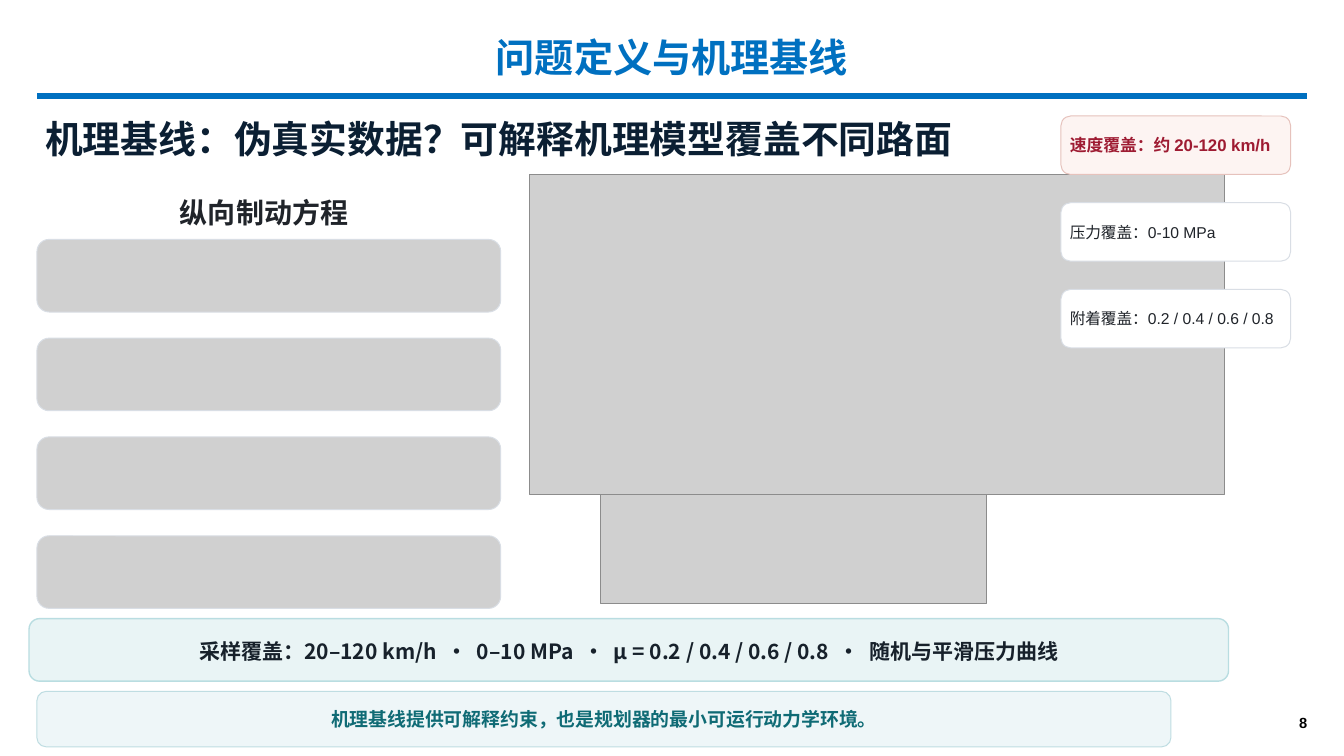
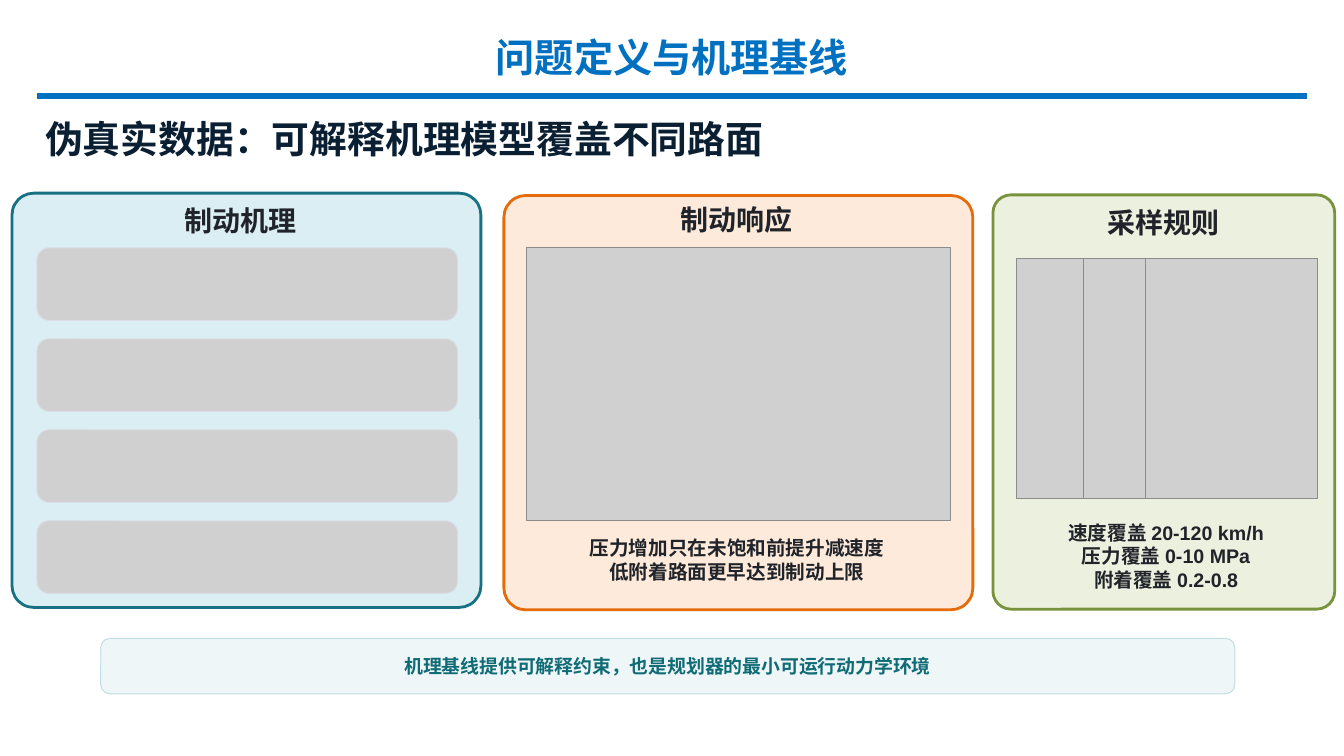
Before and after one commit to MrZang27/World-Model-in-Brake-System, a slide deck: slide 7 of docs/Group1_World_Model_Brake_System_Final.pptx (slide 8 before the commit). Drawn at 1344x756 pixels with LibreOffice and Linux fonts; fonts in the diff are those of the drawing; grey boxes stand for pictures; background and template pictures are left out. Boxes give left, top, right and bottom in pixels: in the first picture for what was removed or moved away, otherwise in the second. Text is boxed around its words. In the diff, an @@ line names an element or a change of style, - is before the commit and + after.

```diff
--- a/docs/Group1_World_Model_Brake_System_Final.pptx
+++ b/docs/Group1_World_Model_Brake_System_Final.pptx
@@ rounded rectangle removed at [1061, 116, 1291, 174] @@
-速度覆盖：约 20-120 km/h
@@ text at [45, 120, 763, 157]: text changed @@
-机理基线：伪真实数据？可解释机理模型覆盖不同路面
+伪真实数据：可解释机理模型覆盖不同路面
@@ rounded rectangle added at [12, 194, 481, 608], fill #DBEEF4, outline #177182 2 pt @@
@@ text at [184, 207, 296, 234]: text changed @@
-纵向制动方程
+制动机理
@@ rounded rectangle added at [504, 196, 973, 610], fill #FDEADA, outline #E46C0A 2 pt @@
@@ text added at [680, 206, 792, 233], 20 pt, text #20242A, bold @@
+制动响应
@@ rounded rectangle added at [993, 195, 1335, 609], fill #EBF1DE, outline #77933C 2 pt @@
@@ rounded rectangle removed at [1061, 203, 1291, 261] @@
-压力覆盖：0-10 MPa
@@ rectangle added at [1100, 198, 1234, 253], fill #EBF1DE, 20 pt, text #20242A, bold @@
+采样规则
@@ picture: place and size @@
-picture at [37, 240, 501, 313]
+picture at [37, 248, 458, 321]
@@ picture added at [526, 248, 951, 521] @@
@@ picture: place and size @@
-picture at [529, 174, 1225, 495]
+picture at [1016, 258, 1204, 498]
@@ picture added at [1084, 258, 1278, 498] @@
@@ picture added at [1145, 258, 1317, 498] @@
@@ rounded rectangle removed at [1061, 289, 1291, 348] @@
-附着覆盖：0.2 / 0.4 / 0.6 / 0.8
@@ picture removed at [601, 315, 987, 604] @@
@@ picture: place and size @@
-picture at [37, 338, 501, 410]
+picture at [37, 339, 458, 411]
@@ picture: place and size @@
-picture at [37, 437, 501, 509]
+picture at [37, 430, 458, 502]
@@ picture: place and size @@
-picture at [37, 536, 501, 609]
+picture at [37, 521, 458, 594]
@@ text added at [590, 538, 885, 581], 14 pt, text #20242A, bold @@
+压力增加只在未饱和前提升减速度
+低附着路面更早达到制动上限
@@ text added at [1068, 523, 1264, 592], 14 pt, text #20242A, bold @@
+速度覆盖 20-120 km/h
+压力覆盖 0-10 MPa
+附着覆盖 0.2-0.8
@@ rounded rectangle removed at [29, 619, 1229, 682] @@
-采样覆盖：20–120 km/h · 0–10 MPa · μ = 0.2 / 0.4 / 0.6 / 0.8 · 随机与平滑压力曲线
@@ rounded rectangle "机理基线提供可解释约束，也是规划器的最小可运行动力学环境": place and size @@
-rounded rectangle "机理基线提供可解释约束，也是规划器的最小可运行动力学环境" at [37, 692, 1172, 747]
+rounded rectangle "机理基线提供可解释约束，也是规划器的最小可运行动力学环境" at [101, 638, 1235, 694]
@@ text in rounded rectangle at [404, 657, 931, 676]: text changed @@
-机理基线提供可解释约束，也是规划器的最小可运行动力学环境。
+机理基线提供可解释约束，也是规划器的最小可运行动力学环境
@@ page number removed at [1299, 716, 1307, 731] @@
-8
```
Also in this commit, not shown: 6 other slides changed, 1 slide added, 5 slides removed, 2 other files.
